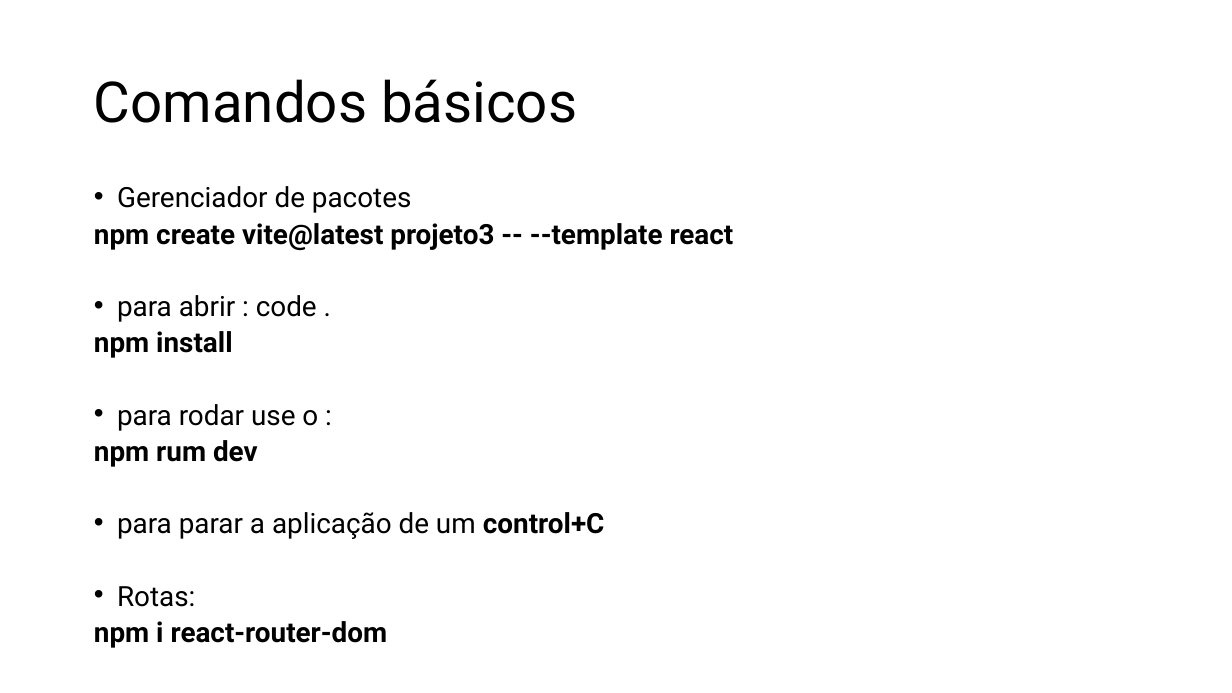
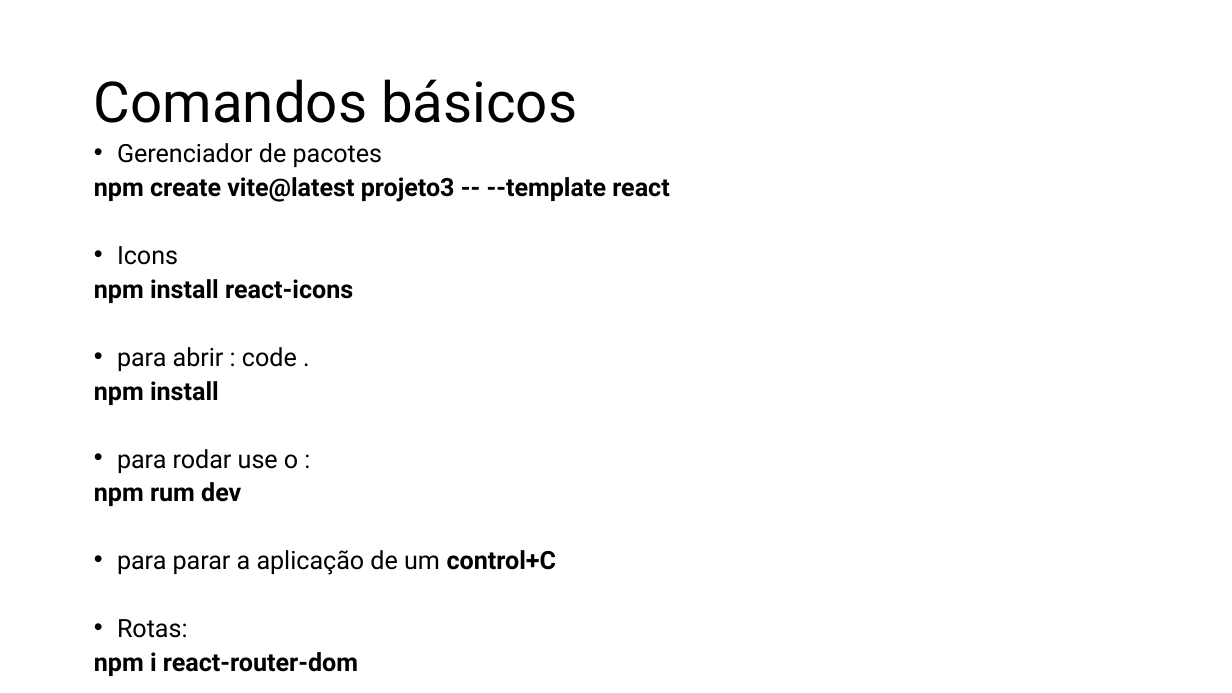
Before and after one commit to RogerSobral/h_codar_react, a slide deck: slide 2 of React.pptx. Drawn at 1232x693 pixels with LibreOffice and Linux fonts; fonts in the diff are those of the drawing. Boxes give left, top, right and bottom in pixels: in the first picture for what was removed or moved away, otherwise in the second. Text is boxed around its words. In the diff, an @@ line names an element or a change of style, - is before the commit and + after.

Commit message:
Slide
Atualização do slide

```diff
--- a/React.pptx
+++ b/React.pptx
@@ text "Gerenciador de pacotes": place and size @@
-text "Gerenciador de pacotes" at (94,186,734,648)
+text "Gerenciador de pacotes" at (94,143,670,676)
@@ text at (94,143,670,676): size 21.7 to 19.6 pt in "Gerenciador de pacotes", "npm create vite@latest projeto3 -- --template react", "para abrir : code .", "npm install" and 5 more places @@
@@ text at (94,246,353,303): paragraphs added @@
+• Icons
+npm install react-icons
```
